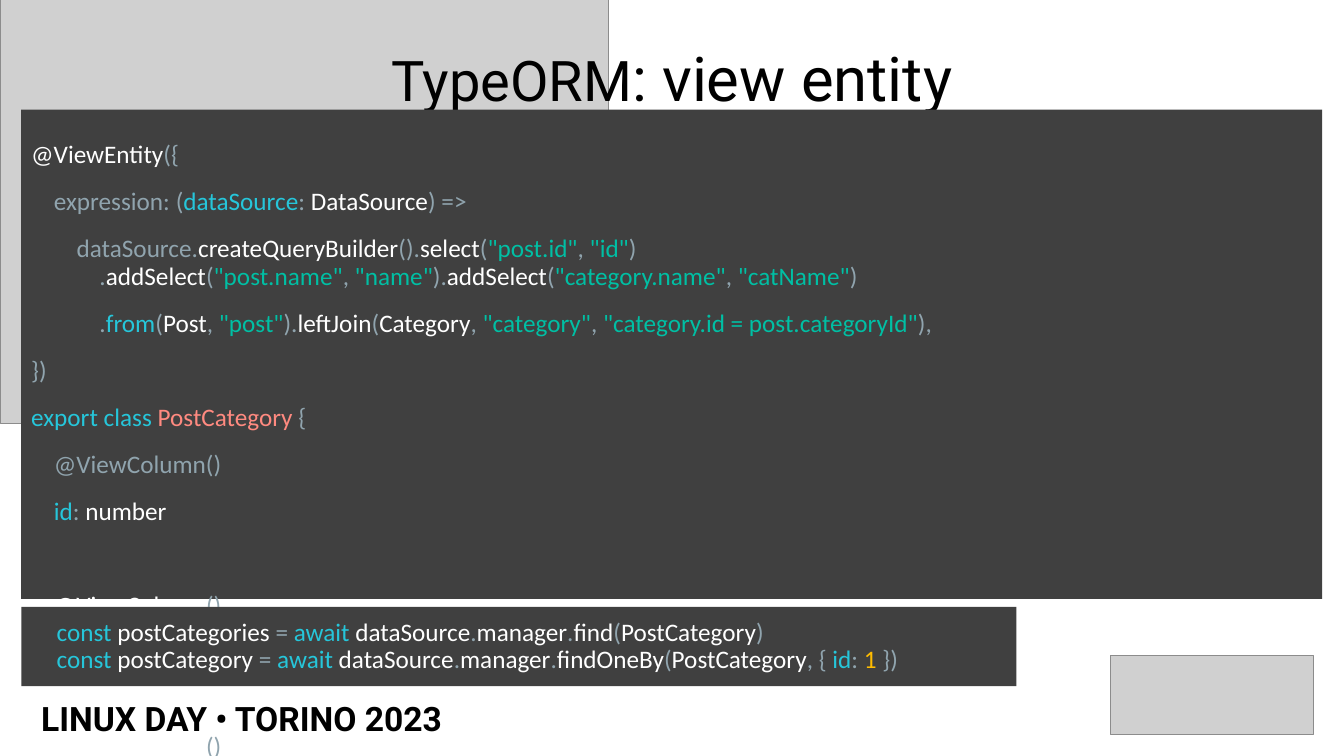
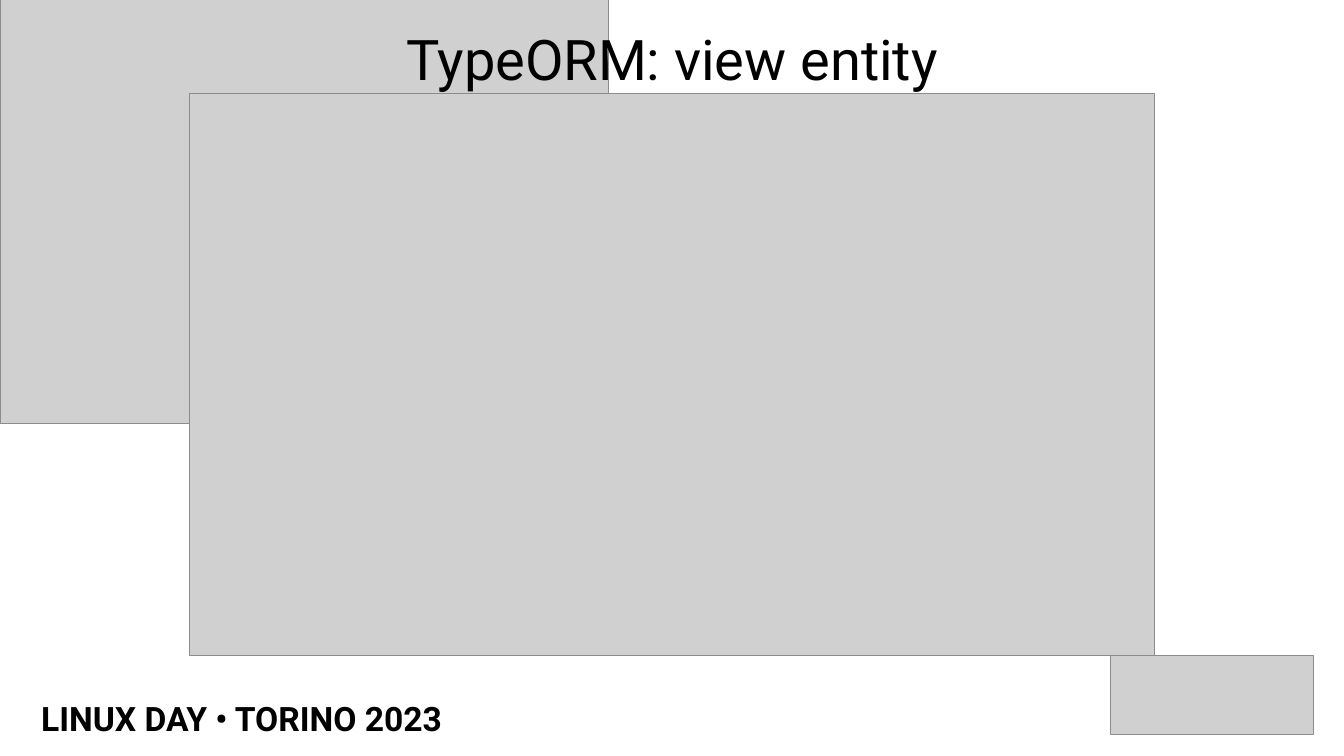
Before and after one commit to volcanicminds/linuxday-torino-2023, a slide deck: slide 23 of LINUX DAY - TORINO 2023 - Postgres Primi passi tramite ORM.pptx. Drawn at 1344x756 pixels with LibreOffice and Linux fonts; fonts in the diff are those of the drawing; grey boxes stand for pictures. Boxes give left, top, right and bottom in pixels: in the first picture for what was removed or moved away, otherwise in the second. Text is boxed around its words. In the diff, an @@ line names an element or a change of style, - is before the commit and + after.

```diff
--- a/LINUX DAY - TORINO 2023 - Postgres Primi passi tramite ORM.pptx
+++ b/LINUX DAY - TORINO 2023 - Postgres Primi passi tramite ORM.pptx
@@ title "TypeORM: view entity": place and size @@
-title "TypeORM: view entity" at [391,50,952,116]
+title "TypeORM: view entity" at [406,29,938,94]
@@ title "TypeORM: view entity" at [406,29,938,94]: size 44 to 40 pt in "TypeORM: view entity" @@
@@ text removed at [21,110,1323,599] @@
-@ViewEntity({
-expression: (dataSource: DataSource) =>
-dataSource.createQueryBuilder().select("post.id", "id")
-.addSelect("post.name", "name").addSelect("category.name", "catName")
-.from(Post, "post").leftJoin(Category, "category", "category.id = post.categoryId"),
-})
-export class PostCategory {
-@ViewColumn()
-id: number
-@ViewColumn()
-name: string
-@ViewColumn()
-catName: string
-}
@@ picture added at [190,94,1155,656] @@
@@ rectangle removed at [21,607,1016,687] @@
-const postCategories = await dataSource.manager.find(PostCategory)
-const postCategory = await dataSource.manager.findOneBy(PostCategory, { id: 1 })
```
Also in this commit, not shown: 28 other slides changed, 2 other files.
